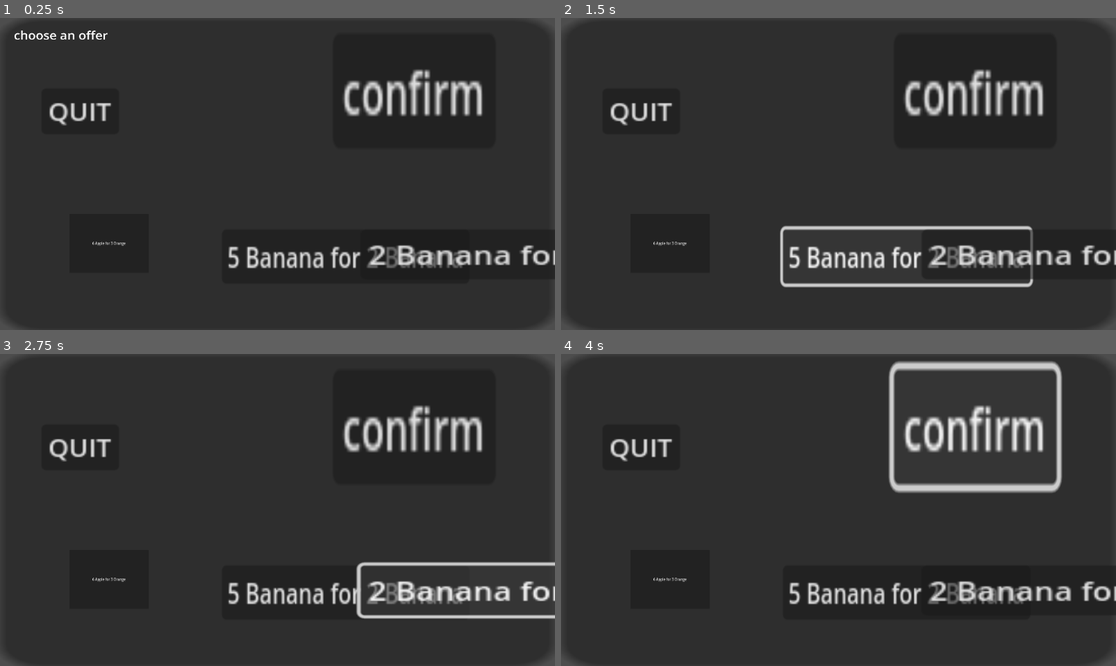
Above: before the commit, frames 1-4 (two rows, left to right).
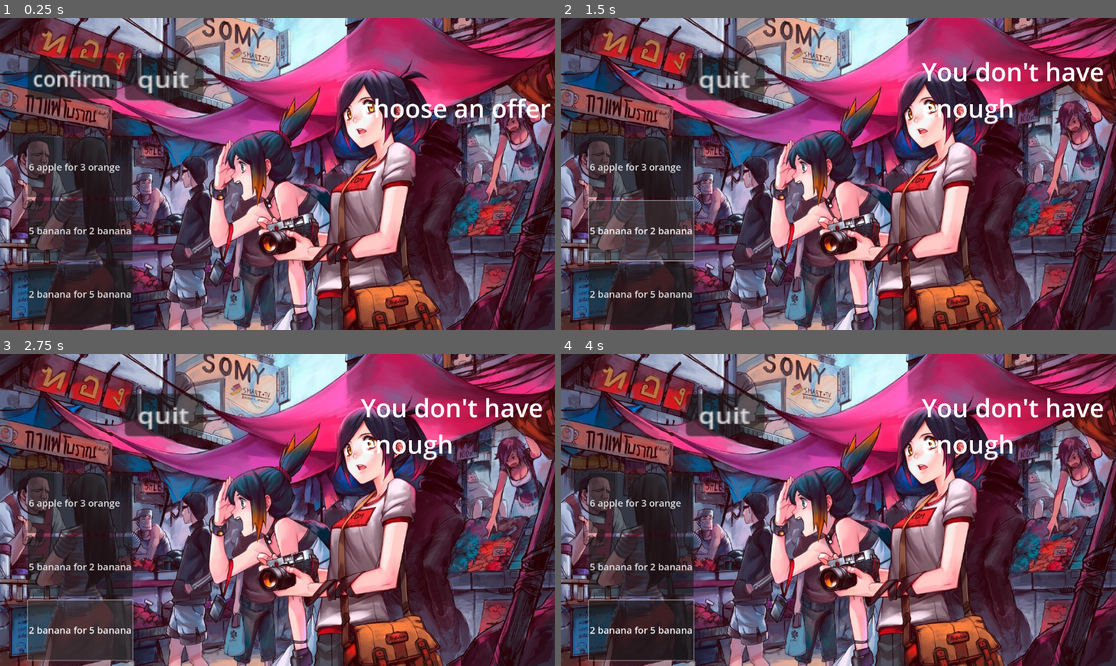
Above: after the commit, the same moments.

Repository: SakthivelanPandy/CamJam2025
Game: Godot game, scene res://scenes/MarketScene.tscn
Two runs of this game, one before a commit and one after it. Both use one fixed random seed, a clock stepped at 60 frames per second and the inputs below. This scene is started directly instead of the project's main scene.
Inputs (mouse positions are in pixels of both pictures, inside the frame that each line leads up to):
- Up to frame 1 (0.25 s): no input
- Up to frame 2 (1.5 s): click "6 Apple for 3 Orange" (after the commit: "6 apple for 3 orange") at 0.5 s; click "5 Banana for 2 Banana" (after the commit: "5 banana for 2 banana") at 1.25 s
- Up to frame 3 (2.75 s): click "2 Banana for 5 Banana" (after the commit: "2 banana for 5 banana") at 2 s
- Up to frame 4 (4 s): click (971, 425) at 2.75 s, where only the run before the commit has a clickable "confirm"; click (971, 425) at 3.5 s, where only the run before the commit has a clickable "confirm"

The runs differ from the first frame. In frame 1, 81% of the frame differs, in the area x 0-100%, y 0-100%; in frame 2, 83%; in frame 3, 82%; in frame 4, 82%.
Error before the commit: Invalid access to property or key 'Apple' on a base object of type 'Array'. (res://scripts/market_scene.gd:42)

Commit message:
complete market

Diff:
--- a/scenes/Ingredients.gd
+++ b/scenes/Ingredients.gd
@@ -30,7 +30,7 @@
 		target_position = body.position
 		tween_animation.animate_ingredient(self,target_position,1)
 
-		Global.collected_ingredients.append(ingredient_id)
+		#Global.collected_ingredients.append(ingredient_id)
 
 
 # Called every frame. 'delta' is the elapsed time since the previous frame.
--- a/scenes/MarketScene.tscn
+++ b/scenes/MarketScene.tscn
@@ -1,6 +1,11 @@
-[gd_scene load_steps=3 format=3 uid="uid://dghw0f330lu83"]
+[gd_scene load_steps=6 format=3 uid="uid://dghw0f330lu83"]
 
 [ext_resource type="Script" path="res://scripts/market_scene.gd" id="1_rht5p"]
+[ext_resource type="Texture2D" uid="uid://cmwksan1ru433" path="res://assets/market.jpg" id="2_hlfy7"]
+[ext_resource type="Script" path="res://scenes/instructions_label.gd" id="3_qm0g0"]
+
+[sub_resource type="StyleBoxTexture" id="StyleBoxTexture_akiql"]
+texture = ExtResource("2_hlfy7")
 
 [sub_resource type="LabelSettings" id="LabelSettings_72pko"]
 line_spacing = 8.0
@@ -13,6 +18,7 @@
 anchor_bottom = 1.0
 grow_horizontal = 2
 grow_vertical = 2
+scale = Vector2(1, 1.01344)
 script = ExtResource("1_rht5p")
 
 [node name="Panel" type="Panel" parent="."]
@@ -20,6 +26,7 @@
 offset_right = 40.0
 offset_bottom = 40.0
 scale = Vector2(28.8, 16.28)
+theme_override_styles/panel = SubResource("StyleBoxTexture_akiql")
 
 [node name="GridContainer" type="GridContainer" parent="Panel"]
 layout_mode = 0
@@ -28,67 +35,76 @@
 scale = Vector2(28.8, 16.2)
 
 [node name="InstructionsLabel" type="Label" parent="Panel"]
+z_index = 5
 layout_direction = 1
 layout_mode = 1
 anchors_preset = 15
 anchor_right = 1.0
 anchor_bottom = 1.0
-offset_left = 1.21528
-offset_top = -0.859951
-offset_right = 710.215
-offset_bottom = 386.14
+offset_left = 26.1806
+offset_top = 0.242442
+offset_right = 735.181
+offset_bottom = 387.242
 grow_horizontal = 2
 grow_vertical = 2
-scale = Vector2(0.00904539, 0.0148835)
-text = "
-choose an offer"
+scale = Vector2(0.018293, 0.0316987)
 label_settings = SubResource("LabelSettings_72pko")
+vertical_alignment = 2
+autowrap_mode = 2
+clip_text = true
 text_direction = 1
+script = ExtResource("3_qm0g0")
 
 [node name="Button1" type="Button" parent="Panel"]
 layout_mode = 0
-offset_left = 4.96528
-offset_top = 24.7543
-offset_right = 383.965
-offset_bottom = 257.754
-scale = Vector2(0.0150912, 0.0322352)
+offset_left = 1.59722
+offset_top = 15.4177
+offset_right = 411.597
+offset_bottom = 248.417
+scale = Vector2(0.0184316, 0.0323374)
+theme_override_font_sizes/font_size = 37
+text = "2 apples for 3 bananas"
+alignment = 0
 
 [node name="Button2" type="Button" parent="Panel"]
-layout_mode = 0
-offset_left = 15.5903
-offset_top = 26.5971
-offset_right = 87.5903
-offset_bottom = 57.5971
-scale = Vector2(0.0973894, 0.221718)
-text = "1111111"
+offset_left = 2.01389
+offset_top = 22.543
+offset_right = 412.014
+offset_bottom = 255.543
+scale = Vector2(0.0184316, 0.0323374)
+theme_override_font_sizes/font_size = 37
+text = "2 apples for 3 bananas"
+alignment = 0
 
 [node name="Button3" type="Button" parent="Panel"]
-layout_mode = 0
-offset_left = 25.9028
-offset_top = 26.5356
-offset_right = 61.9028
-offset_bottom = 57.5356
-scale = Vector2(0.143115, 0.204091)
-text = "111"
+offset_left = 1.94444
+offset_top = 31.0197
+offset_right = 411.944
+offset_bottom = 264.019
+scale = Vector2(0.0184316, 0.0323374)
+theme_override_font_sizes/font_size = 37
+text = "2 apples for 3 bananas"
+alignment = 0
 
 [node name="Button" type="Button" parent="Panel"]
 layout_mode = 0
-offset_left = 23.7847
-offset_top = 1.90418
-offset_right = 92.7847
-offset_bottom = 32.9042
-scale = Vector2(0.169962, 0.472077)
+offset_left = 1.90972
+offset_top = 5.03685
+offset_right = 70.9097
+offset_bottom = 36.0369
+scale = Vector2(0.0930637, 0.16659)
 text = "confirm"
 
 [node name="quit_button" type="Button" parent="Panel"]
 layout_mode = 0
-offset_left = 3.47222
-offset_top = 8.84521
-offset_right = 11.4722
-offset_bottom = 16.8452
-scale = Vector2(0.118592, 0.187742)
-text = "QUIT"
+offset_left = 8.88889
+offset_top = 4.79115
+offset_right = 55.8889
+offset_bottom = 35.7912
+scale = Vector2(0.120869, 0.172418)
+text = "quit"
 
+[connection signal="offerAccept" from="." to="Panel/InstructionsLabel" method="_on_offer_accept"]
 [connection signal="pressed" from="Panel/Button1" to="." method="_on_button_1_pressed"]
 [connection signal="pressed" from="Panel/Button2" to="." method="_on_button_2_pressed"]
 [connection signal="pressed" from="Panel/Button3" to="." method="_on_button_3_pressed"]
--- /dev/null
+++ b/scenes/instructions_label.gd
@@ -0,0 +1,23 @@
+extends Label
+
+@onready var market=$"../.."
+# Called when the node enters the scene tree for the first time.
+func _ready() -> void:
+	market.offerAccept.connect(_on_offer_accept)
+	text = "choose an offer"
+	$".".text = text
+
+func _on_offer_accept(offer):
+	if market.can_afford_offer(offer):
+		var selected_offer = offer
+		text = "Offer accepted! Press 'Trade' to confirm."
+		market.trade_button.visible = true
+		$".".text=text
+	else:
+		print("You don't have enough ingredients for this offer.")
+		text = "You don't have enough ingredients for this offer."
+		market.trade_button.visible = false
+		$".".text=text
+# Called every frame. 'delta' is the elapsed time since the previous frame.
+func _process(delta: float) -> void:
+	pass
--- a/scenes/merchant.tscn
+++ b/scenes/merchant.tscn
@@ -36,7 +36,6 @@
 
 [node name="CollisionShape2D" type="CollisionShape2D" parent="Area2D"]
 position = Vector2(6.49553, 12.7802)
-scale = Vector2(1, 1)
 shape = SubResource("RectangleShape2D_2kw36")
 
 [node name="Control" type="Control" parent="."]
--- a/scripts/control.gd
+++ b/scripts/control.gd
@@ -25,6 +25,7 @@
 
 
 func _on_button_pressed() -> void:
+	print("button pressed")
 	if Global.check_ingredients_ready():
 		print("Creating Perfume...")
 		Global.next_task()
--- a/scripts/global.gd
+++ b/scripts/global.gd
@@ -6,6 +6,7 @@
 var to_collect = {}
 var current_task = 1
 var collected_ingredients = []
+
 
 func check_ingredients_ready():
 	var ready = true
@@ -27,7 +28,7 @@
 
 
 func cutscene(num):
-	get_tree().change_scene_to_file("res://scenes/cs_" + str(current_task - 1) + ".tscn")
+	get_tree().change_scene_to_file("res://scenes/cs_" + str(current_task + 1) + ".tscn")
 	pass
 
 func remove_used_items():
@@ -55,7 +56,7 @@
 	assign_task()
 
 
-var all_ingredient = ["Apple", "Banana", "Orange"]
+var all_ingredient = ["apple", "banana", "orange"]
 
 var l = all_ingredient.size()
 const NUM_DEALS = 3
--- a/scripts/market_scene.gd
+++ b/scripts/market_scene.gd
@@ -7,7 +7,7 @@
 @onready var trade_button = $Panel/Button
 @onready var instructions_label = $Panel/InstructionsLabel
 
-
+signal offerAccept(offer)
 
 var offers = []
 
@@ -29,21 +29,19 @@
 	Button3.text = offer3["offer_text"]
 
 func _on_offer_accepted(offer):
-	if can_afford_offer(offer):
-		selected_offer = offer
-		instructions_label.text = "Offer accepted! Press 'Trade' to confirm."
-		trade_button.visible = true
-	else:
-		instructions_label.text = "You don't have enough ingredients for this offer."
+	emit_signal("offerAccept",offer)
 
 func can_afford_offer(offer):
-	var player_ingredients = Global.collected_ingredients  # Replace with actual logic for player ingredients
+	var player_ingredients = Global.inventory
 	for ingredient in offer["cost"].keys():
+		if ingredient not in player_ingredients.keys():
+			return false
 		if player_ingredients[ingredient] < offer["cost"][ingredient]:
 			return false
 	return true
 
 func _on_trade_button_pressed():
+	print("trade button")
 	if selected_offer:
 		process_trade(selected_offer)
 		instructions_label.text = "Trade completed!"
@@ -53,17 +51,26 @@
 
 func process_trade(offer):
 	for ingredient in offer["cost"].keys():
-		Global.decrease_ingredient(ingredient, offer["cost"][ingredient])
+		#Global.decrease_ingredient(ingredient, offer["cost"][ingredient])
+		Global.inventory[ingredient] -= offer["cost"][ingredient]
+		print(ingredient,offer["cost"][ingredient])
 
 	for ingredient in offer["reward"].keys():
-		Global.add_ingredient(ingredient, offer["reward"][ingredient])
-
+		#Global.add_ingredient(ingredient, offer["reward"][ingredient])
+		if ingredient in Global.inventory:
+			Global.inventory[ingredient] += offer["reward"][ingredient]
+		else:
+			Global.inventory[ingredient] = offer["reward"][ingredient]
+		print(ingredient,offer["reward"][ingredient])
 
 func _on_button_1_pressed() -> void:
+	selected_offer = offer1
 	_on_offer_accepted(offer1)
 func _on_button_2_pressed() -> void:
+	selected_offer = offer2
 	_on_offer_accepted(offer2)
 func _on_button_3_pressed() -> void:
+	selected_offer = offer3
 	_on_offer_accepted(offer3)
 
 
Binary file added: assets/market.jpg
Not shown, added: assets/market.jpg.import
Not shown, added: assets/.DS_Store
